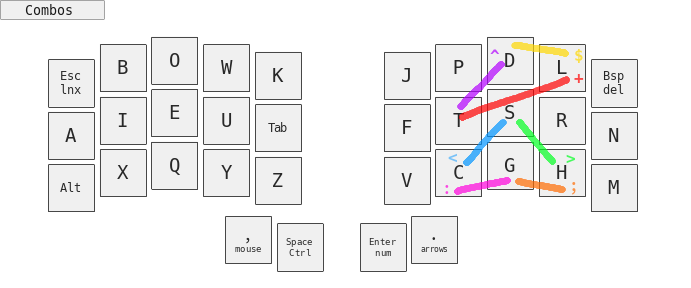
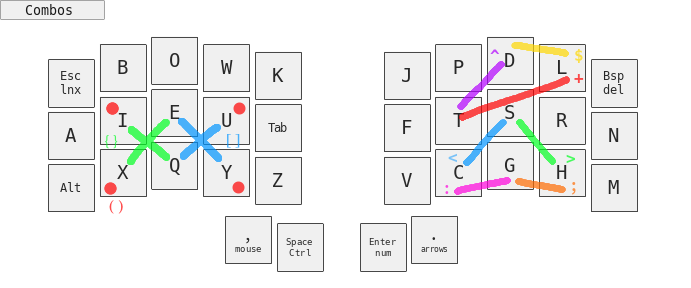
The second 691 x 288 image is a revision of the first. Changes to its layers:
added layer "{}" (70%) above "[]" over [104, 102, 246, 214]
added layer "[]" (70%) above "base.png" over [178, 118, 240, 162]
painted on "base.png" over [104, 102, 246, 214]
